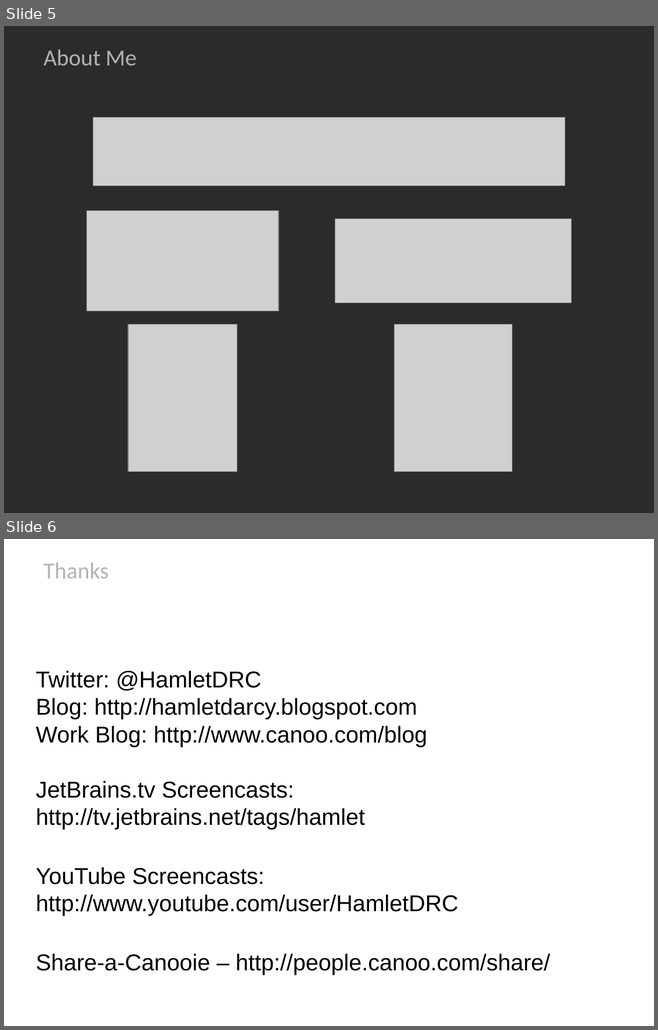
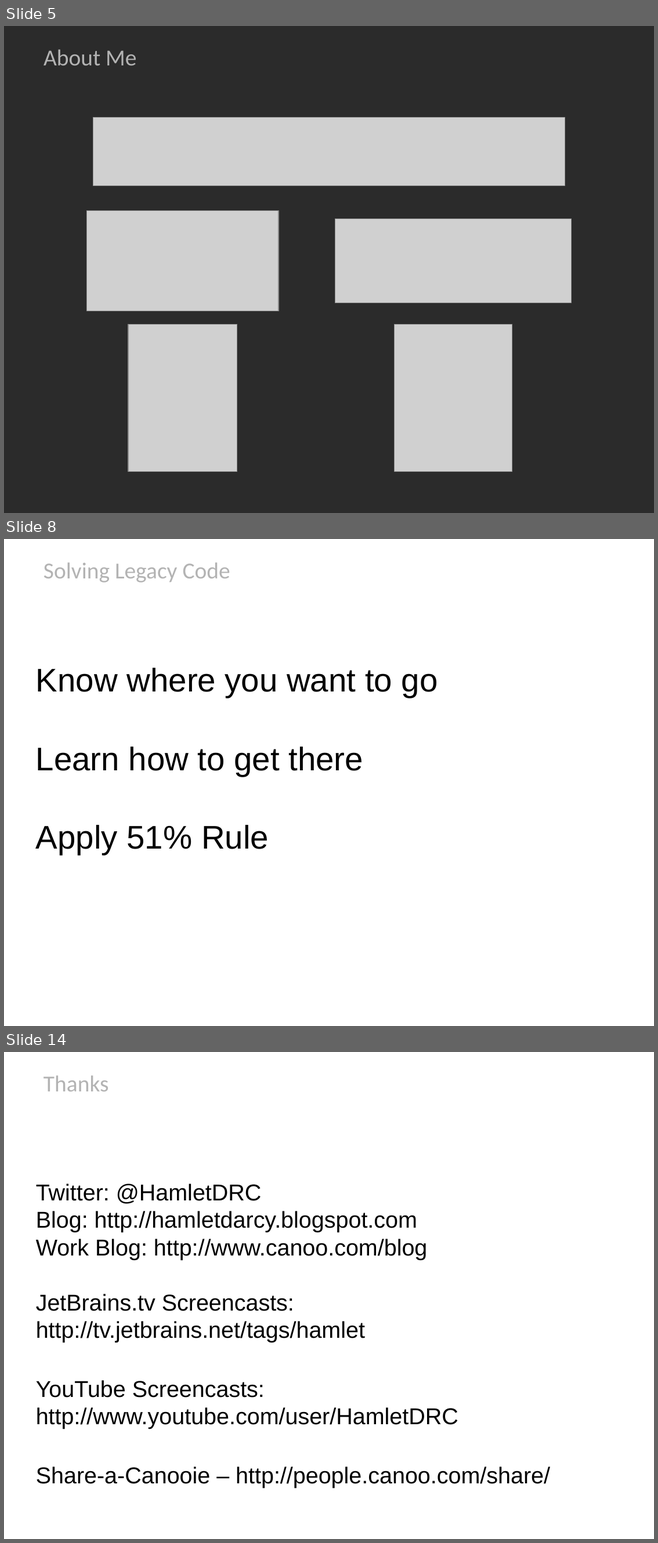
Before and after one commit to HamletDRC/presentations, a slide deck: newideasforoldcode/NewIdeasForOldCode_Confess2011.odp. Shown one above the other, each under a label of ours: slides 5 and 6 before the commit, slides 5, 8 and 14 after it; the slides between them are not shown. The pictures are 658x1030 and 658x1543 pixels, drawn with LibreOffice and Linux fonts; fonts in the diff are those of the drawing; grey boxes stand for pictures; background and template pictures are left out; a plain dark background stands for a picture behind light text. Boxes give left, top, right and bottom in pixels: in the first picture for what was removed or moved away, otherwise in the second. Text is boxed around its words. In the diff, an @@ line names an element or a change of style, - is before the commit and + after.

```diff
--- a/newideasforoldcode/NewIdeasForOldCode_Confess2011.odp
+++ b/newideasforoldcode/NewIdeasForOldCode_Confess2011.odp
@@ slide 8 added at (x1=4, y1=539, x2=654, y2=1026), background picture (left out) @@
@@ title added at (x1=43, y1=563, x2=230, y2=583), 28 pt, text #B3B3B3 @@
+Solving Legacy Code
@@ text added at (x1=36, y1=668, x2=438, y2=855), 40 pt, text #000000 @@
+Know where you want to go
+Learn how to get there
+Apply 51% Rule
@@ what was slide 6 is now slide 14 @@
```
Also in this commit, not shown: 7 other slides added, 1 other file.
